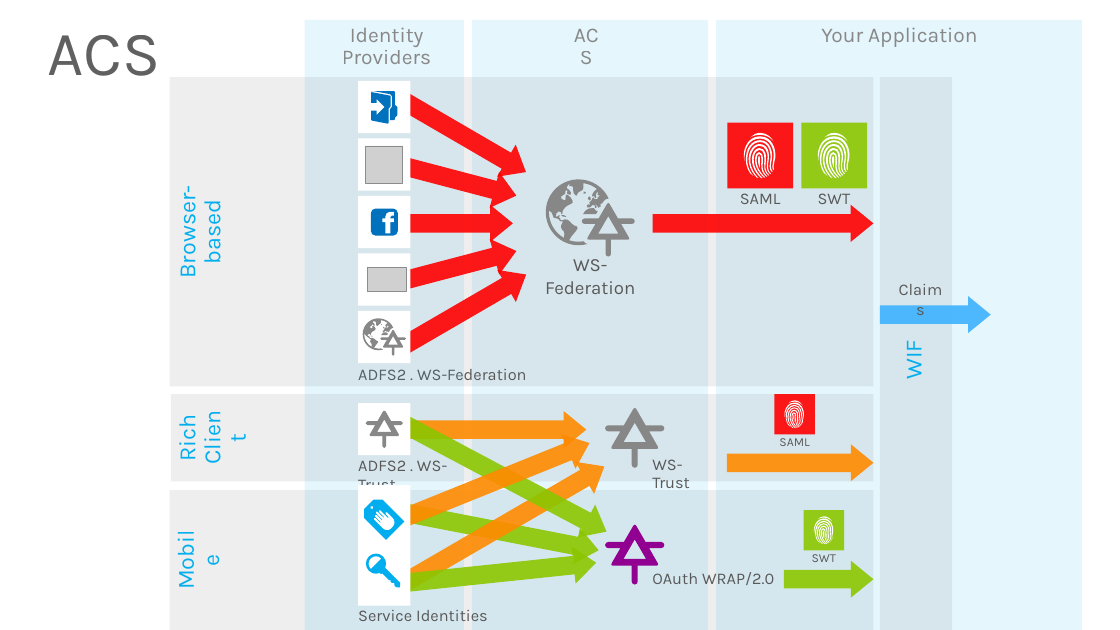
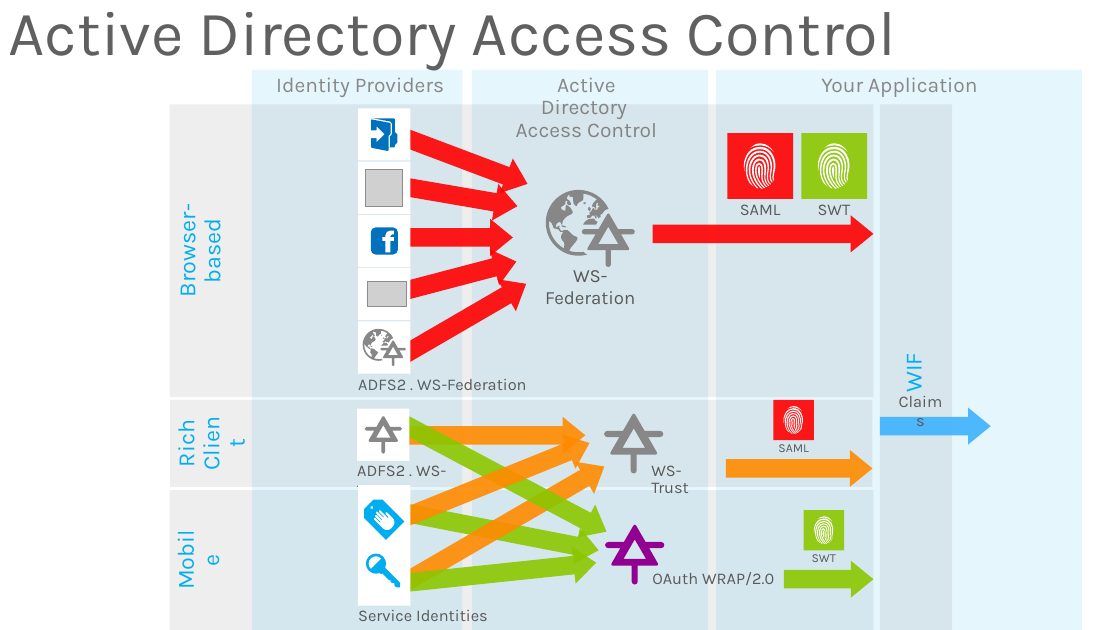
Before and after one commit to WindowsAzure-TrainingKit/PRESENTATION-DevCamps-CloudServices, a slide deck: slide 58 of DevCamps-CloudServices.pptx. Drawn at 1120x630 pixels with LibreOffice and Linux fonts; fonts in the diff are those of the drawing; grey boxes stand for pictures. Boxes give left, top, right and bottom in pixels: in the first picture for what was removed or moved away, otherwise in the second. Text is boxed around its words. In the diff, an @@ line names an element or a change of style, - is before the commit and + after.

```diff
--- a/DevCamps-CloudServices.pptx
+++ b/DevCamps-CloudServices.pptx
@@ title added at bbox=[9, 12, 896, 71], 54 pt, text #5F5F5F @@
+Active Directory Access Control
@@ title removed at bbox=[48, 35, 161, 76] @@
-ACS
@@ text "Identity Providers" rewrapped from bbox=[342, 27, 431, 64] to bbox=[276, 77, 444, 97] @@
@@ rectangle: place and size @@
-rectangle at bbox=[305, 20, 464, 630]
+rectangle at bbox=[252, 70, 462, 630]
@@ rectangle: place and size @@
-rectangle at bbox=[472, 20, 708, 630]
+rectangle at bbox=[472, 70, 708, 630]
@@ text at bbox=[516, 77, 657, 137]: text changed @@
-ACS
+Active Directory
+Access Control
@@ rectangle: place and size @@
-rectangle at bbox=[716, 20, 1081, 630]
+rectangle at bbox=[716, 70, 1081, 630]
@@ text "Your Application": place and size @@
-text "Your Application" at bbox=[821, 27, 977, 47]
+text "Your Application" at bbox=[821, 77, 977, 97]
@@ rectangle: place and size @@
-rectangle at bbox=[170, 77, 874, 386]
+rectangle at bbox=[169, 104, 873, 397]
@@ 1 picture, 1 freeform shape, 1 rectangle: place and size @@
-1 picture, 1 freeform shape, 1 rectangle at bbox=[358, 81, 410, 183]
+1 picture, 1 freeform shape, 1 rectangle at bbox=[358, 108, 410, 206]
@@ right arrow at bbox=[387, 116, 534, 201]: rotation 30 to 20 degrees @@
@@ rectangle: place and size @@
-rectangle at bbox=[880, 77, 952, 630]
+rectangle at bbox=[880, 104, 952, 630]
@@ right arrow: place and size @@
-right arrow at bbox=[363, 99, 385, 114]
+right arrow at bbox=[363, 127, 385, 142]
@@ text "Browser-based": place and size @@
-text "Browser-based" at bbox=[171, 194, 226, 276]
+text "Browser-based" at bbox=[171, 213, 226, 295]
@@ 2 rectangles, 2 freeform shapes: place and size @@
-2 rectangles, 2 freeform shapes at bbox=[358, 139, 410, 248]
+2 rectangles, 2 freeform shapes at bbox=[358, 161, 410, 267]
@@ right arrow at bbox=[401, 169, 521, 225]: rotation 14 to 9 degrees @@
@@ 1 picture, 1 right arrow, 1 rectangle: place and size @@
-1 picture, 1 right arrow, 1 rectangle at bbox=[358, 205, 513, 306]
+1 picture, 1 right arrow, 1 rectangle at bbox=[358, 219, 513, 320]
@@ 4 texts, 4 freeform shapes, 3 right arrows, 3 rectangles: place and size @@
-4 texts, 4 freeform shapes, 3 right arrows, 3 rectangles at bbox=[358, 123, 874, 380]
+4 texts, 4 freeform shapes, 3 right arrows, 3 rectangles at bbox=[358, 134, 874, 390]
@@ text "WIF": place and size @@
-text "WIF" at bbox=[897, 344, 927, 379]
+text "WIF" at bbox=[897, 357, 927, 392]
@@ 4 texts, 3 freeform shapes, 3 rectangles, 2 right arrows: place and size @@
-4 texts, 3 freeform shapes, 3 rectangles, 2 right arrows at bbox=[171, 394, 874, 488]
+4 texts, 3 freeform shapes, 3 rectangles, 2 right arrows at bbox=[170, 400, 873, 501]
@@ right arrow: place and size @@
-right arrow at bbox=[880, 296, 991, 333]
+right arrow at bbox=[880, 408, 991, 444]
@@ text "Claims": place and size @@
-text "Claims" at bbox=[897, 280, 944, 300]
+text "Claims" at bbox=[897, 391, 944, 411]
```
Also in this commit, not shown: 4 other slides changed.
